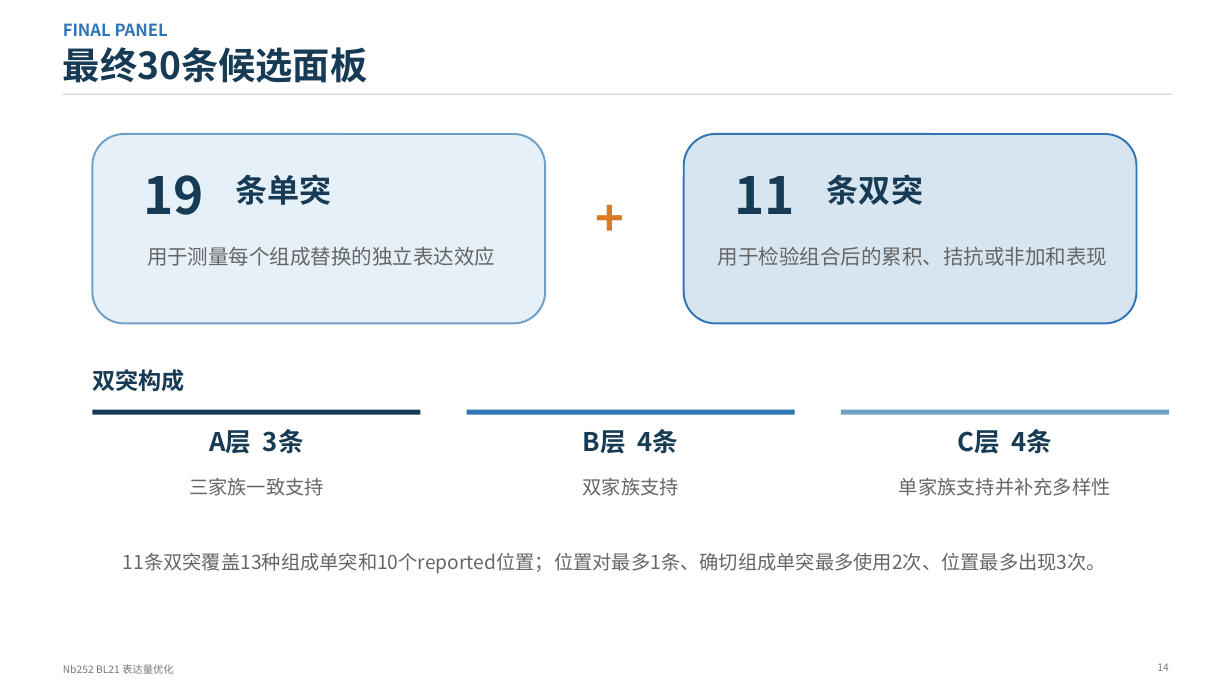
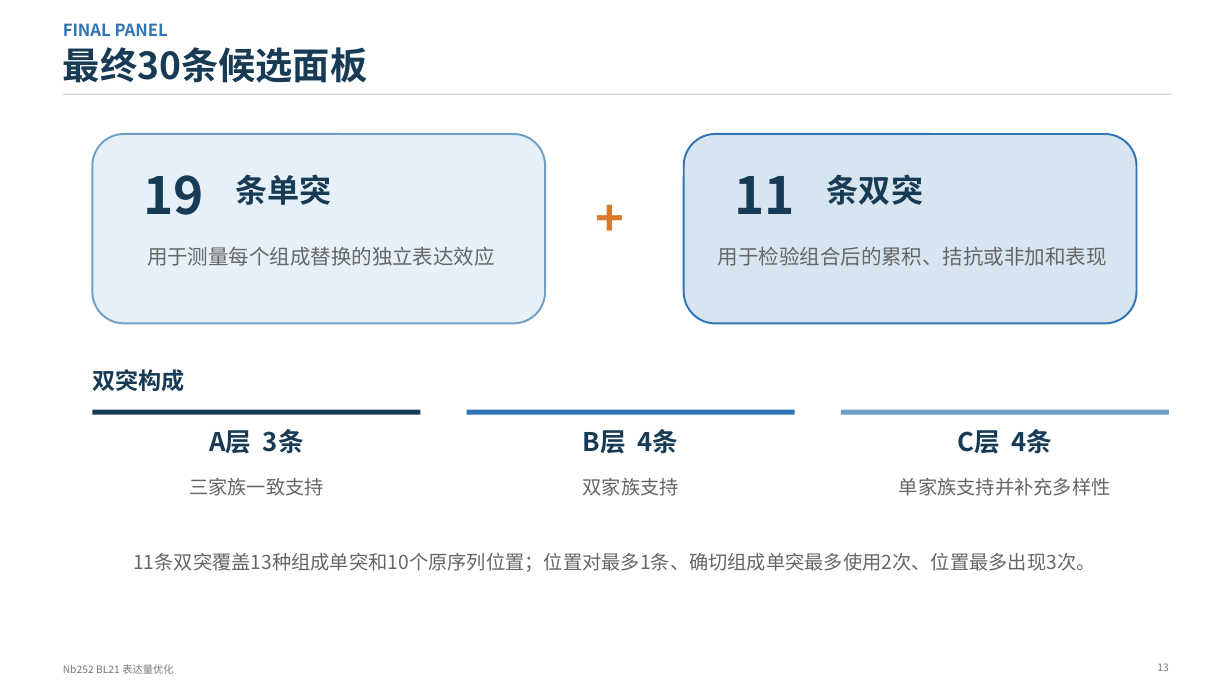
Before and after one commit to name-lulangya/Antibody_optimization, a slide deck: slide 13 of docs/result_artifacts/weekly_report_result/report_2026_W34_nb252_expression_route/Nb252_BL21_expression_optimization_presentation.pptx (slide 14 before the commit). Drawn at 1232x693 pixels with LibreOffice and Linux fonts; fonts in the diff are those of the drawing. Boxes give left, top, right and bottom in pixels: in the first picture for what was removed or moved away, otherwise in the second. Text is boxed around its words. In the diff, an @@ line names an element or a change of style, - is before the commit and + after.

```diff
--- a/docs/result_artifacts/weekly_report_result/report_2026_W34_nb252_expression_route/Nb252_BL21_expression_optimization_presentation.pptx
+++ b/docs/result_artifacts/weekly_report_result/report_2026_W34_nb252_expression_route/Nb252_BL21_expression_optimization_presentation.pptx
@@ text at bbox=[133, 553, 1095, 572]: text changed @@
-11条双突覆盖13种组成单突和10个reported位置；位置对最多1条、确切组成单突最多使用2次、位置最多出现3次。
+11条双突覆盖13种组成单突和10个原序列位置；位置对最多1条、确切组成单突最多使用2次、位置最多出现3次。
@@ text at bbox=[1157, 663, 1168, 671]: text changed @@
-14
+13
```
Also in this commit, not shown: 5 other slides changed, 1 other file.
